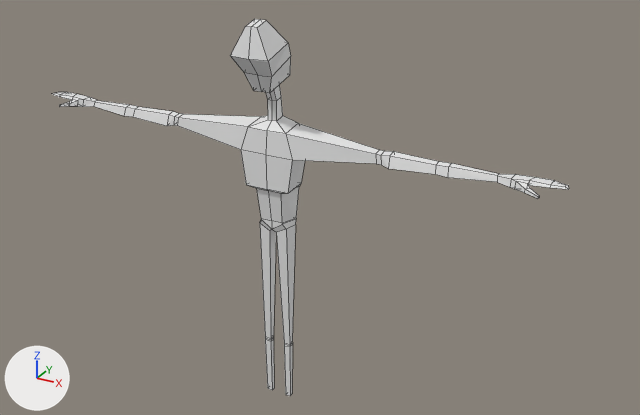
One commit to the Blender file creature.blend: the scene before it, then after it.
One viewpoint serves both versions: a camera (50 mm lens) standing at (6.91, -11.1, 6.28) and looking at (0.65, 0.29, 0.58). Lighting does not change. The marker at lower left points along +X, +Y and +Z. Mesh edges are drawn as thin lines.
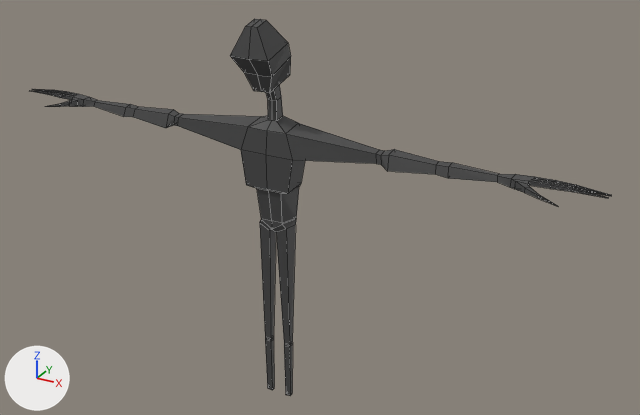
Boxes (x1, y1, x2, y2) around the edits, measured in the pictures (640 x 415 px; the box of a moved part takes in the faces that stretch with it):
'Cube', reshaped (13% wider)
    before: (53, 19, 569, 396)
    after: (31, 19, 612, 396)
part 1 of me_cube, built on
    both: (265, 339, 293, 396)
part 2 of me_cube, moved or reshaped
    both: (134, 107, 439, 174)
part 3 of me_cube, moved or reshaped
    both: (94, 100, 499, 182)
part 4 of me_cube, built on
    before: (53, 92, 569, 198)
    after: (31, 89, 612, 206)
part 5 of me_cube, recoloured
    both: (83, 19, 515, 347)

The change, as a list of edits to the scene's bpy script:
```text
Add mat_material_001:
    mat_material_001 = principled_material('Material.001')
    mat_material_001.base_color = (0.0607, 0.0607, 0.0607)  # dark grey #464646
Change me_cube:
    used by ob_cube; location = (0.0, 0.0, 0.0)
    verts and faces of me_cube; kept vertices keep their numbers, new ones are numbered from 128
    before: 64 (1.99, 0.06, 1.84) at pixel (393, 151), 65 (1.99, -0.06, 1.82) at pixel (389, 155), 66 (2.01, 0.09, 1.69), 67 (2.0, -0.12, 1.64) at pixel (388, 168)
    before: 76 (2.91, -0.1, 1.67) at pixel (448, 177), 79 (2.9, 0.05, 1.83) at pixel (451, 163)
    remove me_cube.from_pydata(...)  # 128 vertices, 113 faces; spans x 0.0..4.57, y -0.64..0.24, z -2.99..3.63
    add me_cube.from_pydata(...)  # 172 vertices, 153 faces; spans x 0.0..5.11, y -0.64..0.24, z -2.99..3.63
    me_cube part 1
    4 faces are deleted
    4 vertices are added at (0.23, -0.04, -2.96), (0.23, 0.04, -2.96), (0.14, 0.04, -2.97), (0.14, -0.04, -2.97)
    8 new faces join them
    me_cube part 2
    add verts[64] = (1.99, 0.08, 1.87)  # moved, pixel (394, 149)
    add verts[65] = (1.98, -0.08, 1.84)  # moved, pixel (388, 154)
    add verts[66] = (2.02, 0.12, 1.67)  # moved
    add verts[67] = (2.0, -0.15, 1.61)  # moved, pixel (387, 171)
    me_cube part 3
    add verts[76] = (2.91, -0.11, 1.66)  # moved, pixel (448, 178)
    add verts[79] = (2.9, 0.06, 1.84)  # moved, pixel (452, 162)
    me_cube part 4
    9 vertices are removed from x 4.1..4.57, y -0.13..0.1, z 1.79..1.84
    15 faces are deleted
    8 vertices move from x 3.88..4.23, y -0.25..0.08, z 1.7..1.84 to x 3.89..4.52, y -0.32..0.09, z 1.65..1.84
    49 vertices are added at x 4.06..5.11, y -0.32..0.1, z 1.65..1.84
    51 new faces join them
    me_cube part 5: 94 faces spanning x 0.0..4.52, y -0.64..0.24, z -2.99..3.63 switch from no material to mat_material_001 (dark grey #464646)
```
